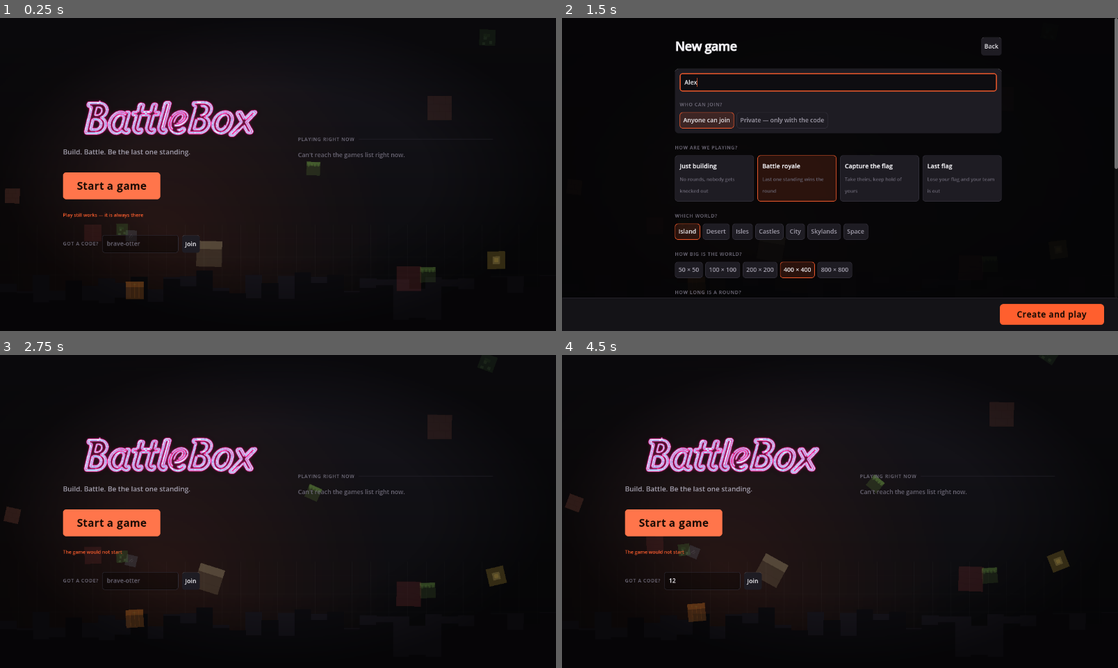
Above: before the commit, frames 1-4 (two rows, left to right).
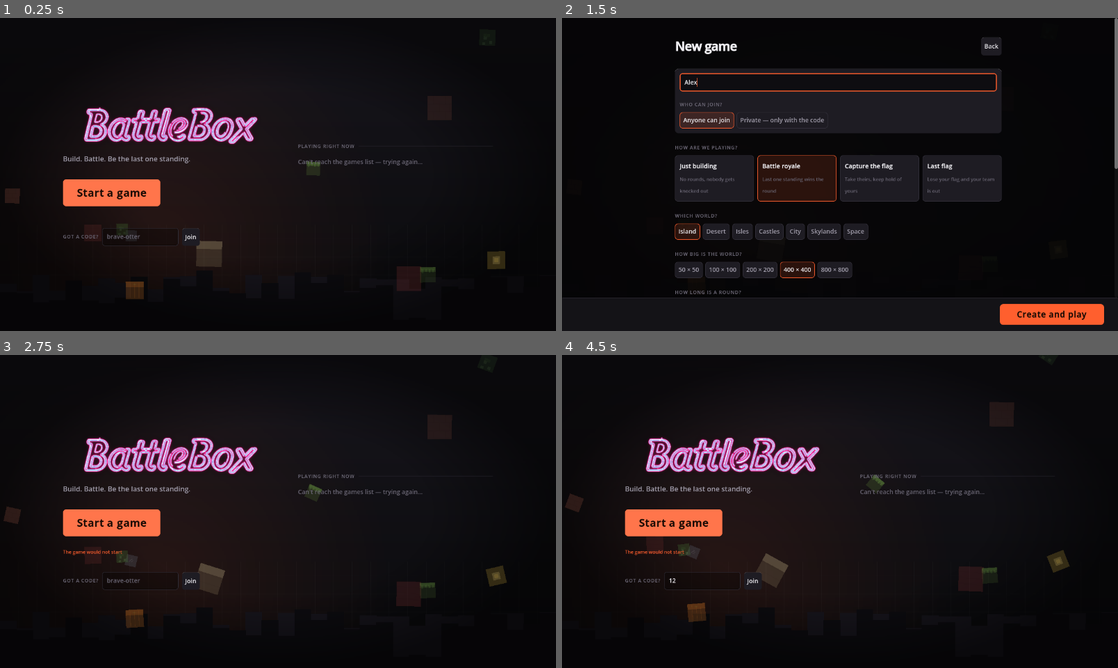
Above: after the commit, the same moments.

Repository: ianbelcher/battlebox.games
Game: Godot game, scene res://main.tscn
Two runs of this game, one before a commit and one after it. Both use one fixed random seed, a clock stepped at 60 frames per second and the inputs below.
Inputs (mouse positions are in pixels of both pictures, inside the frame that each line leads up to):
- Up to frame 1 (0.25 s): no input
- Up to frame 2 (1.5 s): click "Start a game" at 0.5 s; click (840, 83) at 1.27 s; type "Alex" at 1.35 s
- Up to frame 3 (2.75 s): click "Create and play" at 2 s
- Up to frame 4 (4.5 s): click (701, 580) at 2.77 s; type "12" at 2.85 s; click "Start a game" at 3.5 s; click "Create and play" at 4.25 s

The runs differ from the first frame. In frame 1, 5.4% of the frame differs, in the area x 11-76%, y 26-75%; in frame 2, nothing differs; in frame 3, less than 0.1%; in frame 4, less than 0.1%.

Commit message:
A status line that named a button nobody has any more
The front page kept showing "Play still works — it is always there" in
ember under the main button. Two things wrong with it: there is no Play
button any more, and it stayed up after the games list had loaded
perfectly well — one dropped poll at boot and the line sat there for the
rest of the session.

A polled list failing is a moment, not a state. It says so where the list
would be — "Can't reach the games list — trying again…" — and says
nothing under the button. And a list that arrives is the end of whatever
went wrong last time, so it clears the line.

Co-Authored-By: Claude Opus 5 (1M context) <noreply@anthropic.com>
Claude-Session: https://claude.ai/code/session_012StUUH318kmd3mHX1UuHAP

Diff:
--- a/game/src/lobby_screen.gd
+++ b/game/src/lobby_screen.gd
@@ -344,6 +344,9 @@
 # ------------------------------------------------------------------
 
 func _show_rooms(rooms: Array) -> void:
+	# A list that arrived is the end of whatever went wrong last time.
+	if _status != null and _status.visible and not _busy:
+		_set_status("")
 	for child in _games_box.get_children():
 		child.queue_free()
 	# THE ALWAYS-ON WORLD IS IN THE LIST. It used to be lifted out and
@@ -916,10 +919,15 @@
 	# A lobby that is down must never block Play: the always-on game is on
 	# a fixed code, so it still works with nothing listed.
 	if what == "list":
+		# The list is polled, so a failure is a moment rather than a state
+		# — it says so where the list would be, and says nothing in the
+		# status line under the button. That line used to read "Play still
+		# works — it is always there", which named a button that no longer
+		# exists and stayed up in ember after the list had loaded fine.
 		if _games_note != null:
-			_games_note.text = "Can't reach the games list right now."
+			_games_note.text = "Can't reach the games list — trying again…"
 			_games_note.visible = true
-		_set_status("Play still works — it is always there")
+		_set_status("")
 	else:
 		# A create that failed happened on the setup screen, and that is
 		# where whoever pressed the button is still standing.
